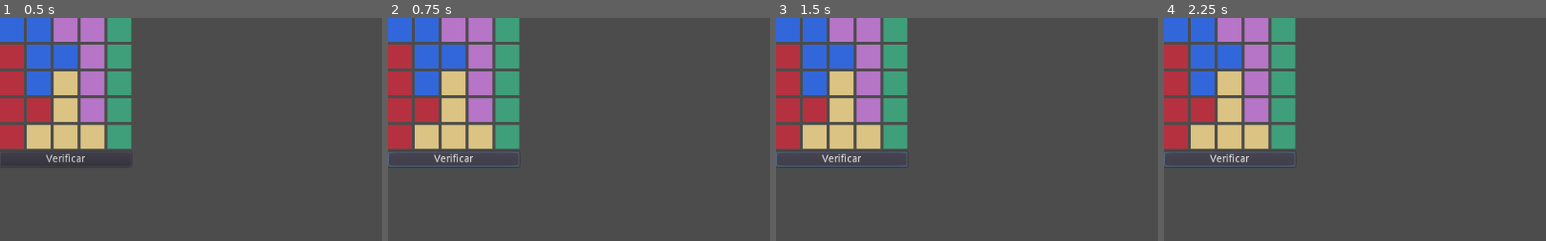
Above: before the commit, frames 1-4 (left to right).
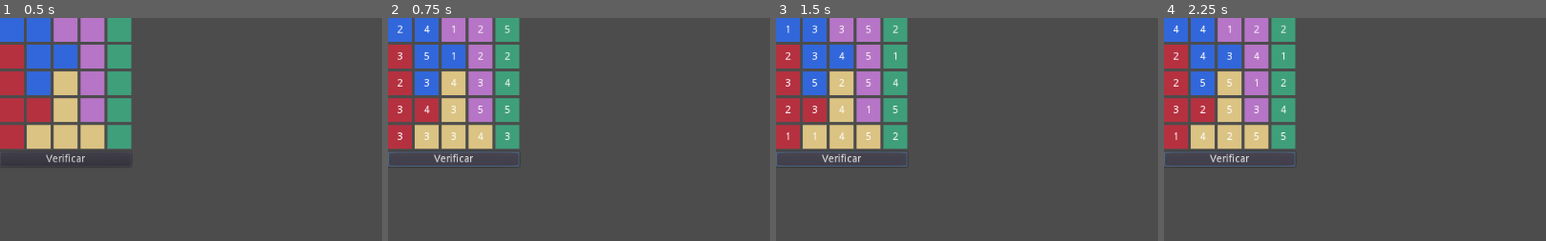
Above: after the commit, the same moments.

Repository: IndieDevEs/reto-5-logi-five
Game: Godot game, scene res://Game/Game.tscn
The game is run twice, just before and just after one commit, with the same random seed, the same clock (stepped at 60 frames per second) and the same inputs.
Inputs:
- Up to frame 1 (0.5 s): no input
- Up to frame 2 (0.75 s): click "Verificar" at 0.5 s
- Up to frame 3 (1.5 s): click "Verificar" at 1.25 s
- Up to frame 4 (2.25 s): click "Verificar" at 2 s
The pictures show only the part of the screen within x 0-50%, y 0-50%; the shares and areas given below are measured in that part.

Frame 1 is identical in both runs. In frame 2, 0.7% of the frame differs, in the area x 2-32%, y 3-55%; in frame 3, 0.6%; in frame 4, 0.6%.

Commit message:
Se extrae la lógica de permutaciones a una nueva clase

Diff:
--- /dev/null
+++ b/jjmontes/Scripts/Permutations.gd
@@ -0,0 +1,34 @@
+class_name Permutations
+
+var _permutations = []
+var _last_permutation = null
+var _random = RandomNumberGenerator.new()
+
+func _init():
+	_init_permutations()
+	to_first_permutation()
+
+func next_permutation():
+	_last_permutation += 1
+	if _last_permutation > _permutations.size() - 1:
+		return null
+	return _permutations[_last_permutation]
+
+func to_first_permutation():
+	_last_permutation = -1
+
+func _init_permutations():
+	while _permutations.size() < 120:
+		var permutation = _create_permutation()
+		while _permutations.find(permutation) == -1:
+			_permutations.append(permutation)
+
+func _create_permutation():
+	var permutation = []
+
+	while permutation.size() < 5:
+		var value = _random.randi_range(1, 5)
+		if (permutation.find(value) == -1):
+			permutation.append(value)
+
+	return permutation
--- a/jjmontes/Stages/Stage.gd
+++ b/jjmontes/Stages/Stage.gd
@@ -1,7 +1,9 @@
 extends GridContainer
 
+var _permutations_class = load("res://Scripts/Permutations.gd")
+
 var _random = RandomNumberGenerator.new()
-var last_permutation = -1
+var _permutations = _permutations_class.new()
 var block_scene = preload("res://Block/Block.tscn")
 var textures = [
 	preload("res://Art/acronym8-blue.png"),
@@ -46,12 +48,8 @@
 	]
 ]
 
-var permutations = [
-]
-
 func _ready():
 	_random.randomize()
-	init_permutations()
 	_render_stage(0)
 
 func _render_stage(stage_index):
@@ -106,38 +104,15 @@
 
 func _on_Button_pressed():
 	#TODO: Probando carga de Stage
-#	var stage = stages[0]
-#	stage[5].value = 5
-#	stage[6].value = 1
-#	stage[7].value = 2
-#	stage[8].value = 3
-#	stage[9].value = 4
-#	stage[10].value = 5
-#	_draw_stage(stage)
-#	print(_is_valid(stage))
-	pass
+	var stage = stages[0]
+	_create_stage(stage)
+	_draw_stage(stage)
 
-func next_permutation():
-	last_permutation += 1
-	if last_permutation > permutations.size() - 1:
-		last_permutation = 0
-	return permutations[last_permutation]
-
-func init_permutations():
-	while permutations.size() < 120:
-		var permutation = create_permutation()
-		while (permutations.find(permutation) == -1):
-			permutations.append(permutation)
-
-func create_permutation():
-	var permutation = []
-
-	while permutation.size() < 5:
-		var value = _random.randi_range(1, 5)
-		if (permutation.find(value) == -1):
-			permutation.append(value)
-
-	return permutation
+func _create_stage(stage):
+	for cell in stage:
+		var next = _permutations.next_permutation()
+		for value in next:
+			cell.value = value
 
 var stack = []
 
--- a/jjmontes/project.godot
+++ b/jjmontes/project.godot
@@ -8,9 +8,14 @@
 
 config_version=4
 
-_global_script_classes=[  ]
+_global_script_classes=[ {
+"base": "Reference",
+"class": "Permutations",
+"language": "GDScript",
+"path": "res://Scripts/Permutations.gd"
+} ]
 _global_script_class_icons={
-
+"Permutations": ""
 }
 
 [application]
